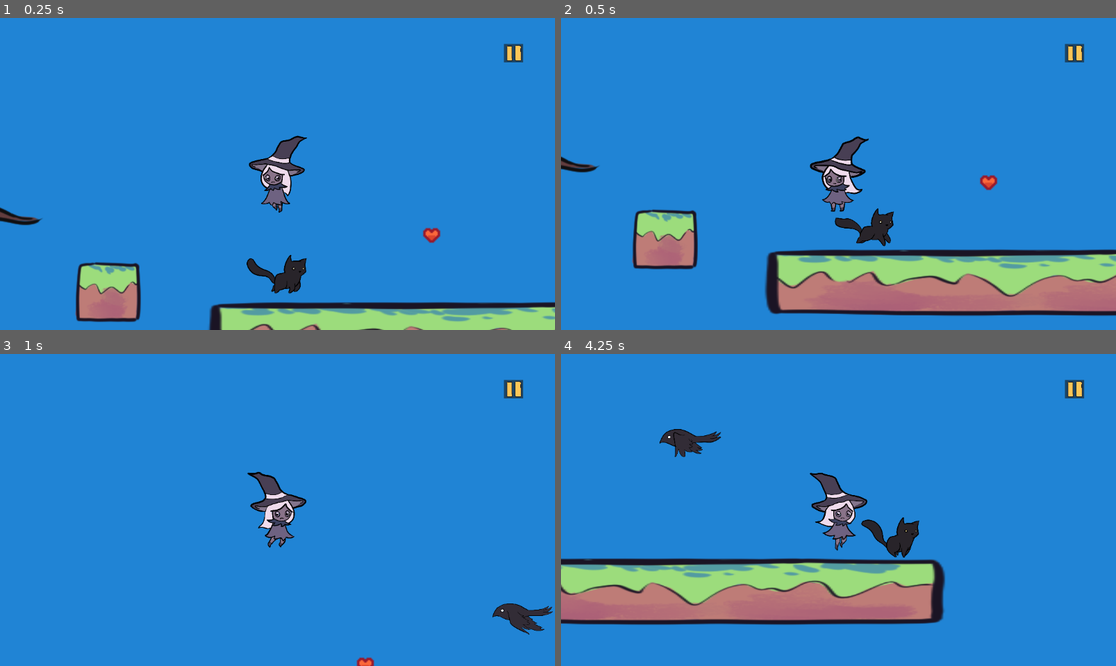
Above: before the commit, frames 1-4 (two rows, left to right).
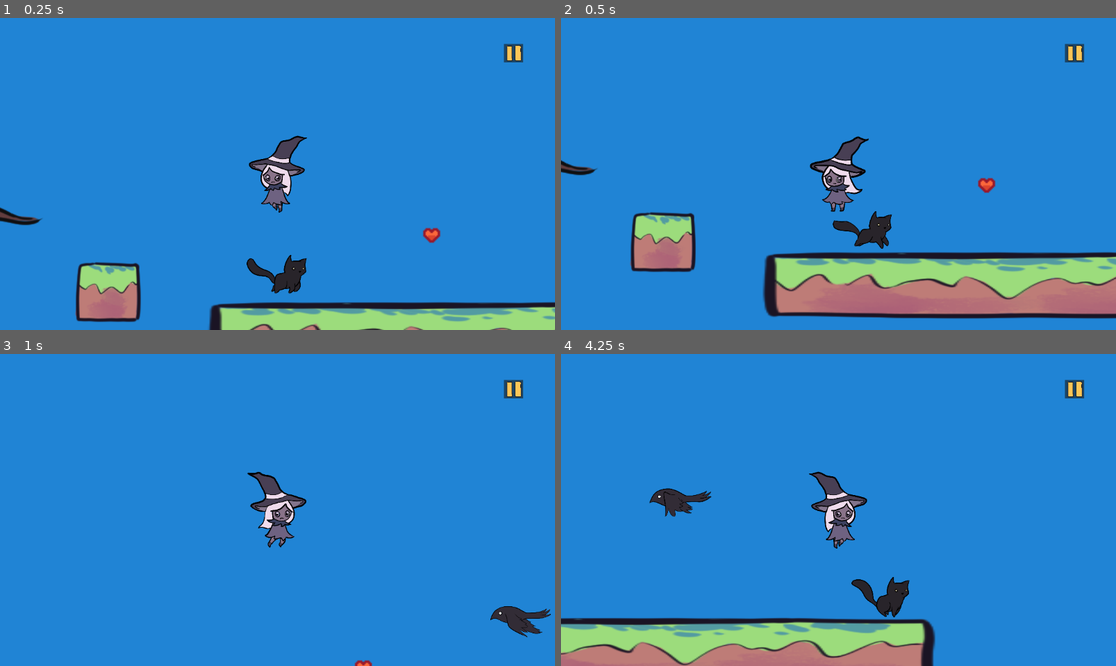
Above: after the commit, the same moments.

Repository: bramblestars/Scream-Jam-2023
Game: Godot game, scene res://Scenes/Levels/main_scene.tscn
Same seed, same stepped clock (60 frames per second), same inputs: the game is played once before the commit and once after it.
Inputs:
- Up to frame 1 (0.25 s): no input
- Up to frame 2 (0.5 s): no input
- Up to frame 3 (1 s): tap Enter (interact) at 0.5 s; hold Right (moveRight) from 0.53 s (still down); hold Space (jump) from 0.53 s (still down)
- Up to frame 4 (4.25 s): release Space (jump) at 1.28 s; tap Enter (interact) at 1.35, 3.6 s; tap Space (jump) at 1.52, 1.55, 1.82, 2.85, 3.02, 3.32 s; release Right (moveRight) at 2.03 s; hold Left (moveLeft) 2.03-2.78 s; hold Space (jump) 2.03-2.78 s; tap K (test) at 2.1 s; hold Right (moveRight) from 2.78 s (still down); hold Space (jump) from 3.53 s (still down)

Frame 1 is identical in both runs. In frame 2, 6.9% of the frame differs, in the area x 0-100%, y 44-97%; in frame 3, 0.4%; in frame 4, 25%, in the area x 0-70%, y 24-100%.

Commit message:
small changes to colliders

Diff:
--- a/Scenes/Object Templates/mirror_shadow.tscn
+++ b/Scenes/Object Templates/mirror_shadow.tscn
@@ -1,11 +1,11 @@
 [gd_scene load_steps=9 format=3 uid="uid://bk0f1xn73o6ox"]
 
 [ext_resource type="Script" path="res://Scripts/MirrorShadow.gd" id="1_6lamv"]
-[ext_resource type="Texture2D" uid="uid://bs0cl8g4n4d1f" path="res://Sprites/Character/shadow_sprites.png" id="2_6etce"]
+[ext_resource type="Texture2D" uid="uid://cghyeyapg7p2n" path="res://Sprites/Character/shadow_sprites.png" id="2_6etce"]
 
 [sub_resource type="CapsuleShape2D" id="CapsuleShape2D_lg7ao"]
-radius = 14.0
-height = 42.0
+radius = 8.0
+height = 34.0
 
 [sub_resource type="Animation" id="Animation_vsv4h"]
 length = 0.001
@@ -184,7 +184,7 @@
 hframes = 11
 
 [node name="CollisionShape2D" type="CollisionShape2D" parent="."]
-position = Vector2(0, 9)
+position = Vector2(0, 12)
 shape = SubResource("CapsuleShape2D_lg7ao")
 
 [node name="AnimationPlayer" type="AnimationPlayer" parent="."]
--- a/Scenes/Object Templates/player.tscn
+++ b/Scenes/Object Templates/player.tscn
@@ -4,8 +4,8 @@
 [ext_resource type="Texture2D" uid="uid://ced8rmg5ovti8" path="res://Sprites/Character/witch_sprites.png" id="2_pklbu"]
 
 [sub_resource type="CapsuleShape2D" id="CapsuleShape2D_kr033"]
-radius = 14.0
-height = 60.0
+radius = 9.0
+height = 40.0
 
 [sub_resource type="Animation" id="Animation_0tbij"]
 length = 0.001
@@ -173,6 +173,7 @@
 hframes = 11
 
 [node name="CollisionShape2D" type="CollisionShape2D" parent="."]
+position = Vector2(0, 12)
 shape = SubResource("CapsuleShape2D_kr033")
 
 [node name="Camera2D" type="Camera2D" parent="."]
--- a/Scripts/MirrorShadow.gd
+++ b/Scripts/MirrorShadow.gd
@@ -1,7 +1,7 @@
 extends CharacterBody2D
 
 var moveSpeed : float = 100.0
-var jumpForce : float = 300.0
+var jumpForce : float = 400.0
 var gravity : float = 600.0
 var paused : bool = false
 @onready var sprite : Sprite2D = $Sprite
